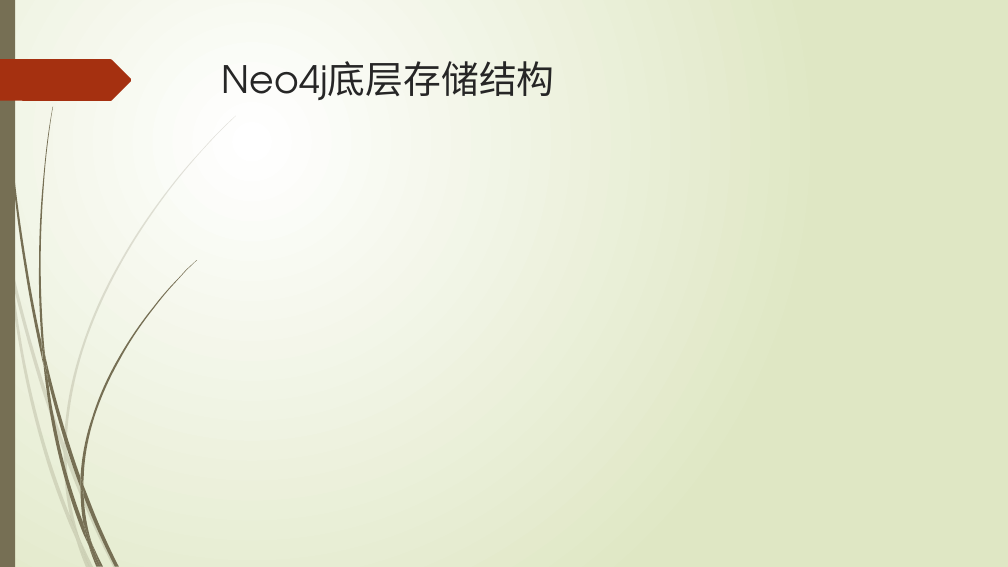
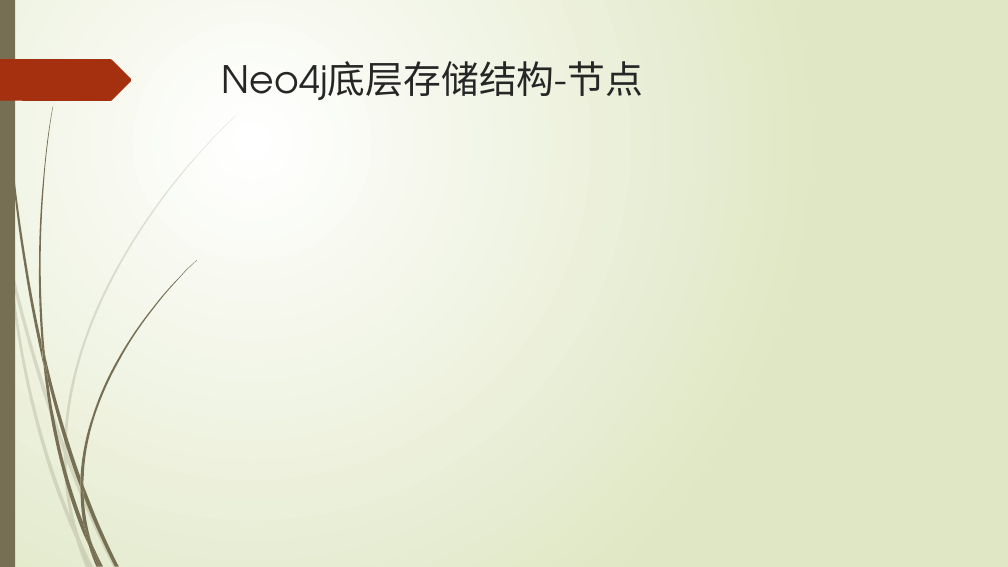
Before and after one commit to xljnc/thor, a slide deck: slide 18 of doc/Neo4j简介.pptx. Drawn at 1008x567 pixels with LibreOffice and Linux fonts; fonts in the diff are those of the drawing. Boxes give left, top, right and bottom in pixels: in the first picture for what was removed or moved away, otherwise in the second. Text is boxed around its words. In the diff, an @@ line names an element or a change of style, - is before the commit and + after.

```diff
--- a/doc/Neo4j简介.pptx
+++ b/doc/Neo4j简介.pptx
@@ title at [222, 61, 643, 100]: text changed @@
-Neo4j底层存储结构
+Neo4j底层存储结构-节点
```
Also in this commit, not shown: 1 other slide changed, 1 slide added.
